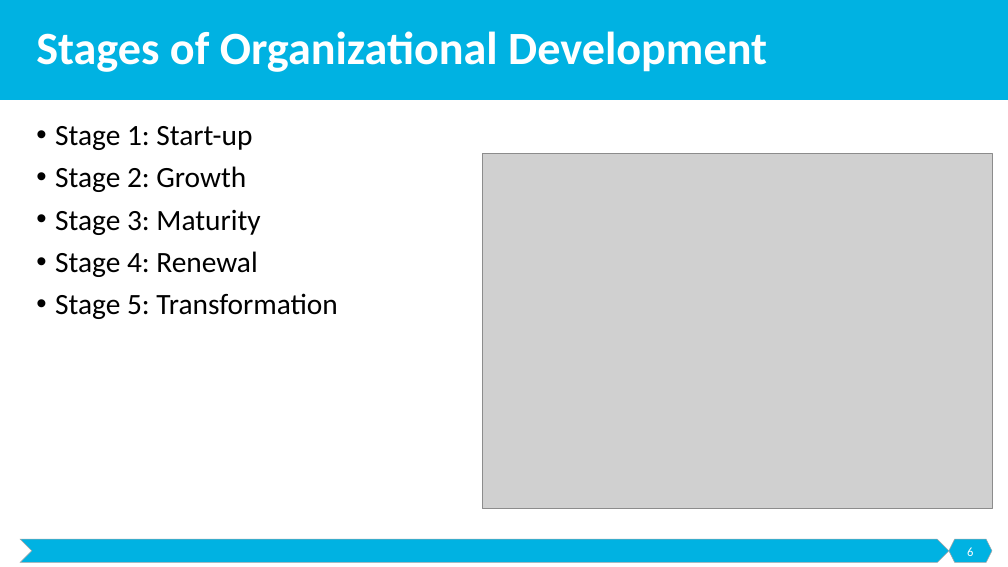
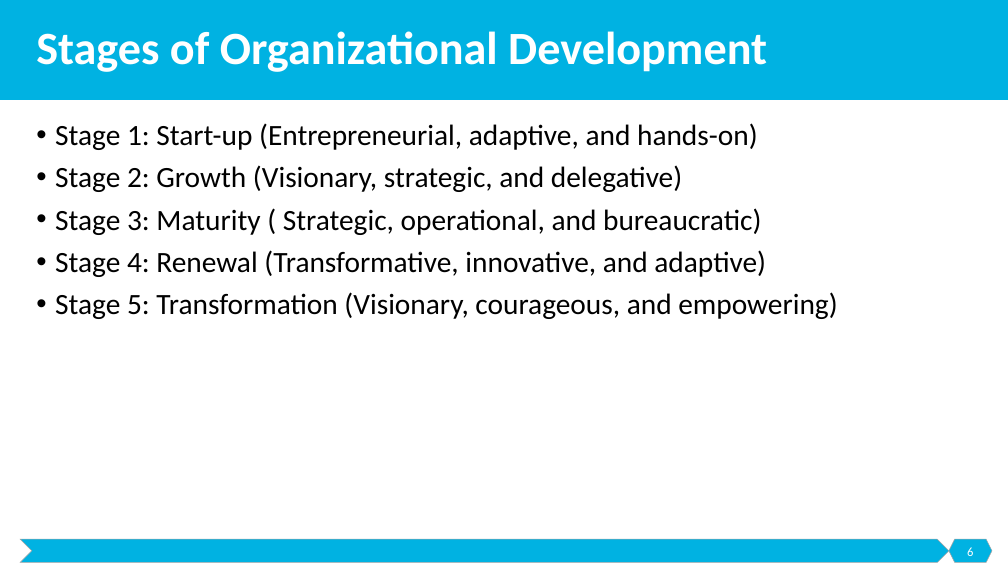
Before and after one commit to malenezi/malenezi, a slide deck: slide 6 of SE495/Lectures/7-Organizational Development/Organizational Development.pptx. Drawn at 1008x567 pixels with LibreOffice and Linux fonts; fonts in the diff are those of the drawing; grey boxes stand for pictures. Boxes give left, top, right and bottom in pixels: in the first picture for what was removed or moved away, otherwise in the second. Text is boxed around its words. In the diff, an @@ line names an element or a change of style, - is before the commit and + after.

```diff
--- a/SE495/Lectures/7-Organizational Development/Organizational Development.pptx
+++ b/SE495/Lectures/7-Organizational Development/Organizational Development.pptx
@@ text at box(55, 123, 837, 319): text changed @@
-• Stage 1: Start-up
-• Stage 2: Growth
-• Stage 3: Maturity
-• Stage 4: Renewal
-• Stage 5: Transformation
+• Stage 1: Start-up (Entrepreneurial, adaptive, and hands-on)
+• Stage 2: Growth (Visionary, strategic, and delegative)
+• Stage 3: Maturity ( Strategic, operational, and bureaucratic)
+• Stage 4: Renewal (Transformative, innovative, and adaptive)
+• Stage 5: Transformation (Visionary, courageous, and empowering)
@@ picture removed at box(482, 154, 992, 509) @@
```
Also in this commit, not shown: 2 other files.
